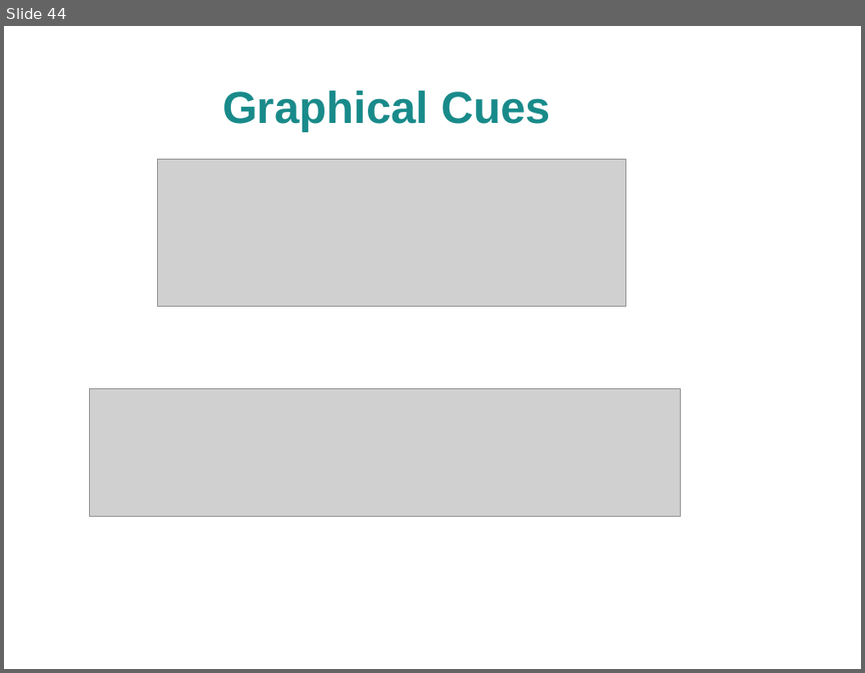
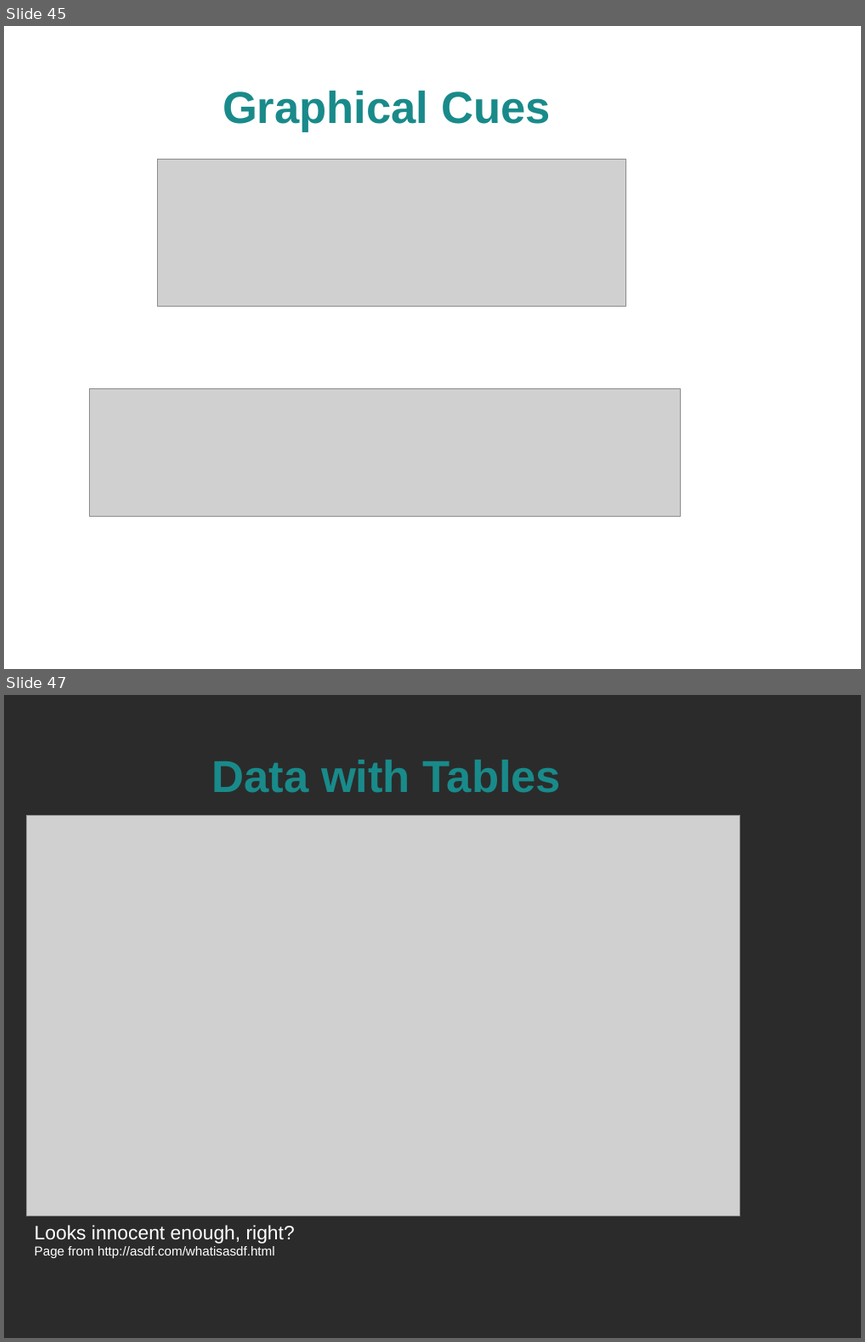
Before and after one commit to spellbindguy/Web-Development, a slide deck: Lectures/03 HTML/HTML.odp. Shown one above the other, each under a label of ours: slide 44 before the commit, slides 45 and 47 after it; the slides between them are not shown. The pictures are 865x673 and 865x1342 pixels, drawn with LibreOffice and Linux fonts; fonts in the diff are those of the drawing; grey boxes stand for pictures; background and template pictures are left out; a plain dark background stands for a picture behind light text. Boxes give left, top, right and bottom in pixels: in the first picture for what was removed or moved away, otherwise in the second. Text is boxed around its words. In the diff, an @@ line names an element or a change of style, - is before the commit and + after.

Commit message:
HTML section slides and sample code

```diff
--- a/Lectures/03 HTML/HTML.odp
+++ b/Lectures/03 HTML/HTML.odp
@@ slide 47 added at bbox=[4, 695, 861, 1338], background picture (left out) @@
@@ title added at bbox=[211, 760, 562, 793], 41.4 pt, text #198A8A, bold @@
+Data with Tables
@@ picture added at bbox=[27, 815, 739, 1216] @@
@@ text added at bbox=[35, 1225, 295, 1258], 12 pt, text #FFFFFF @@
+Looks innocent enough, right?
+Page from http://asdf.com/whatisasdf.html
@@ what was slide 44 is now slide 45 @@
```
Also in this commit, not shown: 19 other slides added, 2 slides removed, 3 other files.
